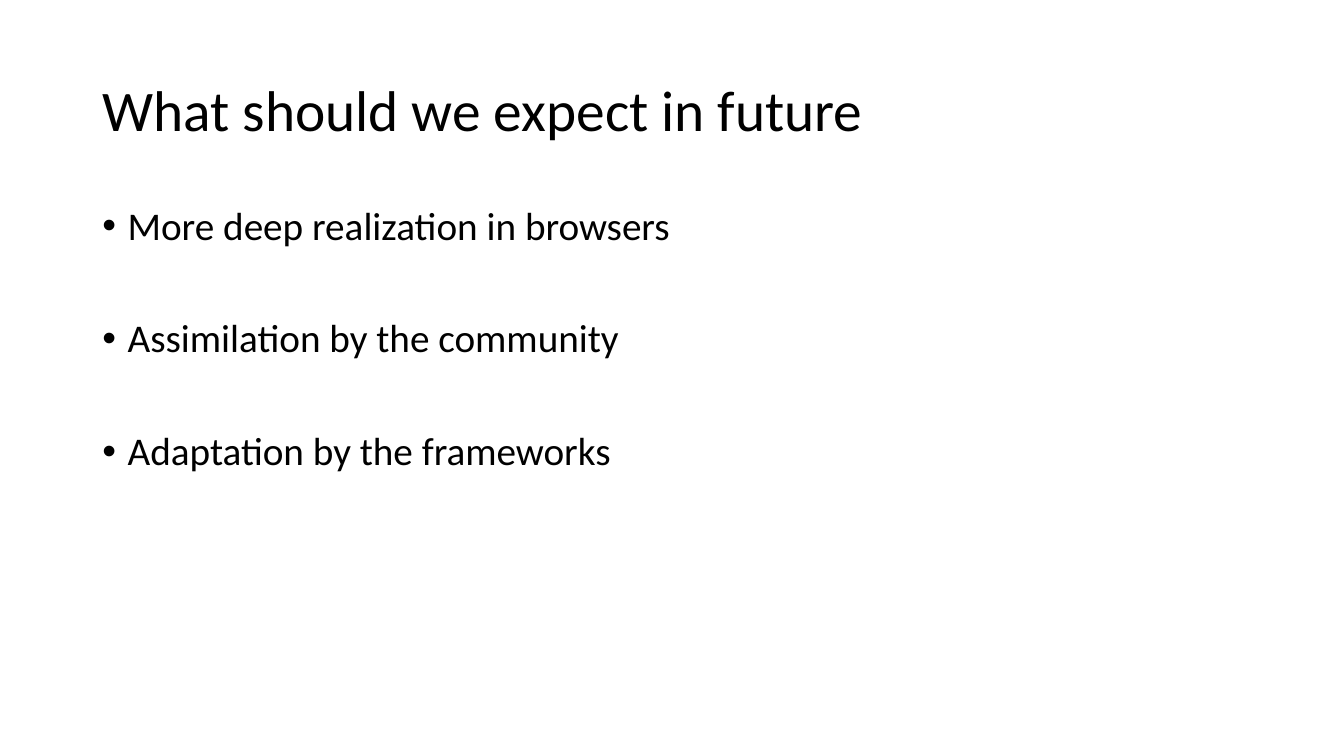
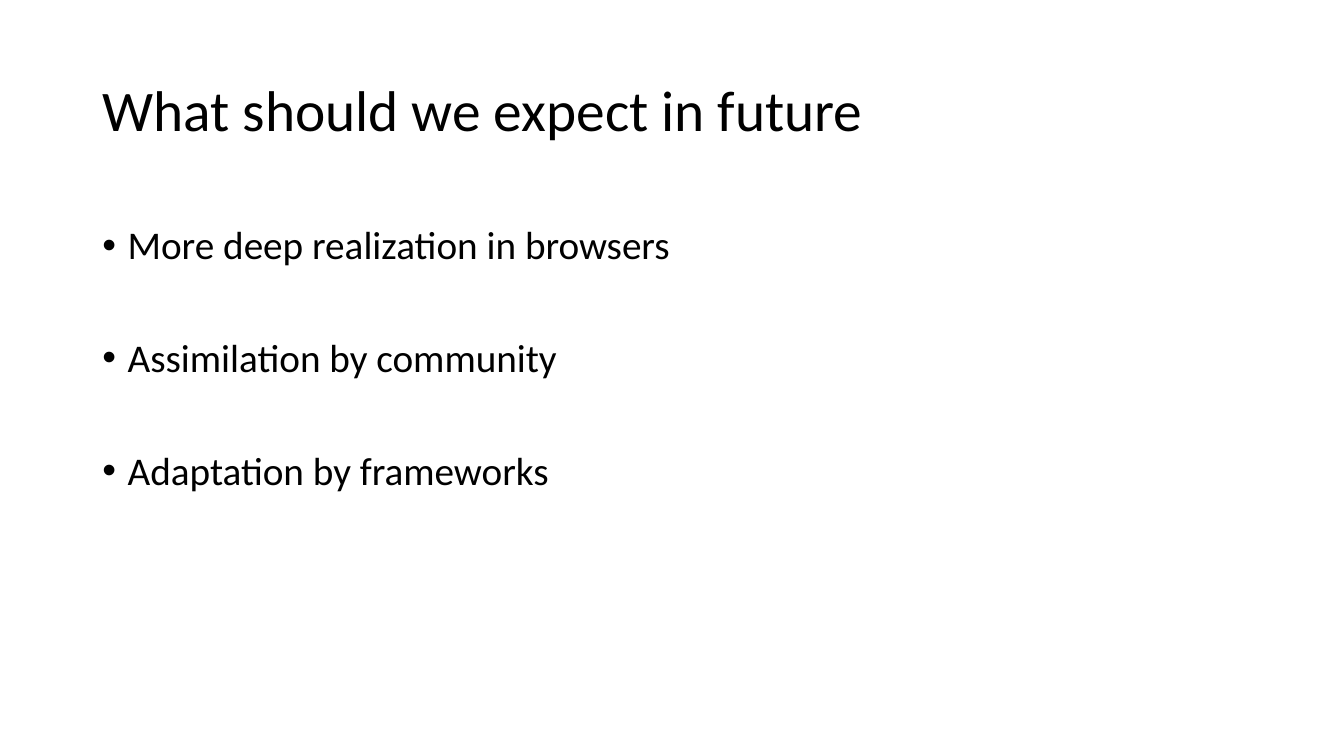
Before and after one commit to vba/presentations, a slide deck: slide 8 of 2015.js/JavaScript trends 2015.pptx. Drawn at 1344x756 pixels with LibreOffice and Linux fonts; fonts in the diff are those of the drawing. Boxes give left, top, right and bottom in pixels: in the first picture for what was removed or moved away, otherwise in the second. Text is boxed around its words. In the diff, an @@ line names an element or a change of style, - is before the commit and + after.

```diff
--- a/2015.js/JavaScript trends 2015.pptx
+++ b/2015.js/JavaScript trends 2015.pptx
@@ text "More deep realization in browsers": place and size @@
-text "More deep realization in browsers" at [128, 212, 670, 472]
+text "More deep realization in browsers" at [128, 231, 670, 492]
@@ text at [128, 344, 556, 492]: text changed @@
-• Assimilation by the community
-• Adaptation by the frameworks
+• Assimilation by community
+• Adaptation by frameworks
```
Also in this commit, not shown: 2 other slides changed.
